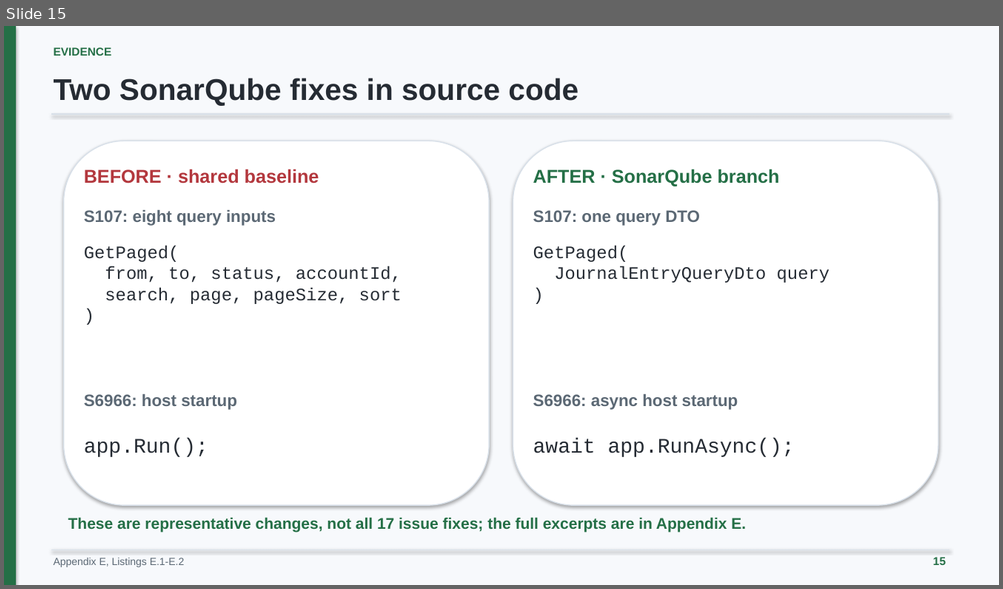
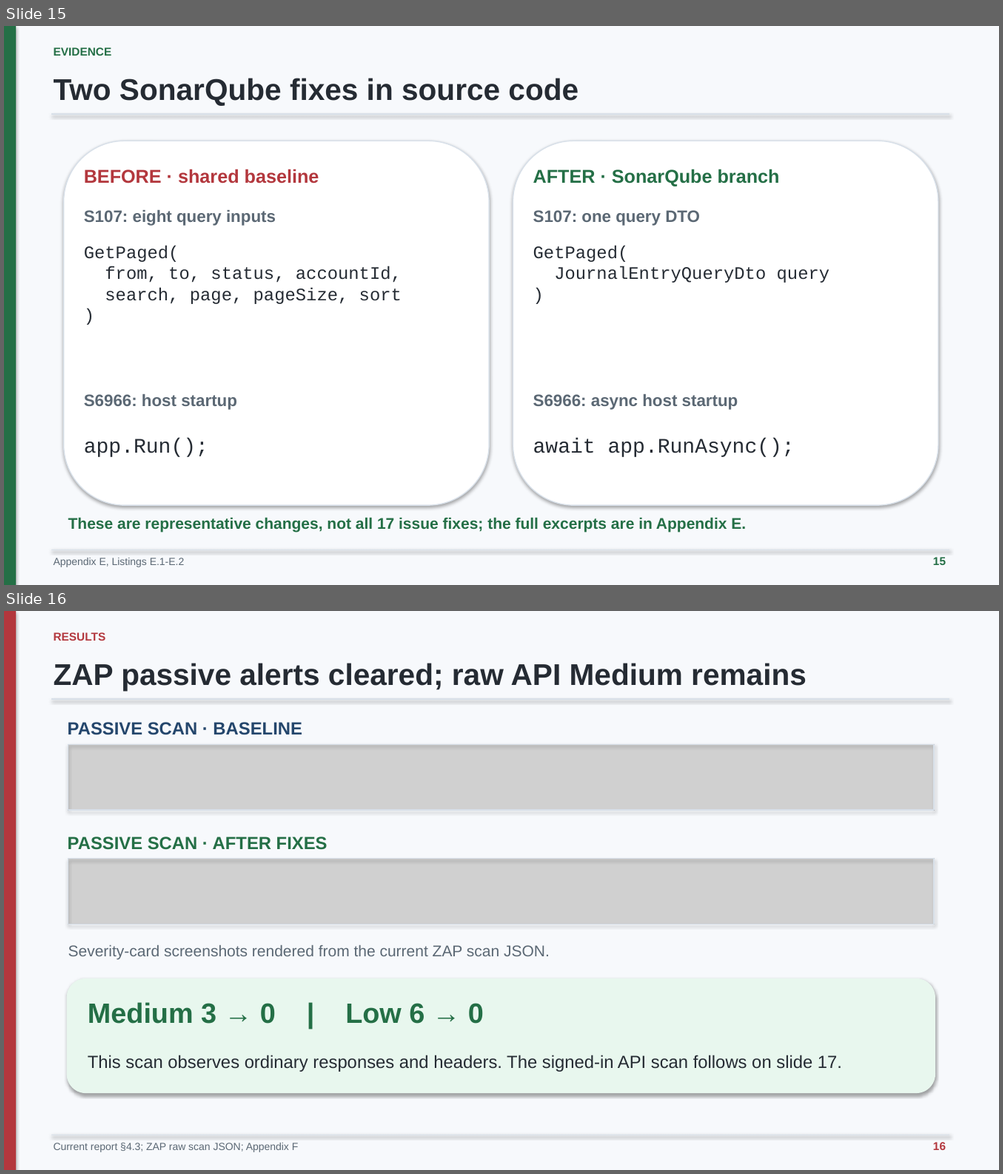
Before and after one commit to minatozaki98/financial-accounting, a slide deck: Document/outputs/final-defense/G6519692_Zaw_Ye_Htut_Ko_Final_Thesis_Defense.pptx. Shown one above the other, each under a label of ours: slide 15 before the commit, slides 15 and 16 after it. The pictures are 1003x589 and 1003x1174 pixels, drawn with LibreOffice and Linux fonts; fonts in the diff are those of the drawing; grey boxes stand for pictures. Boxes give left, top, right and bottom in pixels: in the first picture for what was removed or moved away, otherwise in the second. Text is boxed around its words. In the diff, an @@ line names an element or a change of style, - is before the commit and + after.

Commit message:
docs: restore current ZAP screenshots to defense slides

```diff
--- a/Document/outputs/final-defense/G6519692_Zaw_Ye_Htut_Ko_Final_Thesis_Defense.pptx
+++ b/Document/outputs/final-defense/G6519692_Zaw_Ye_Htut_Ko_Final_Thesis_Defense.pptx
@@ slide 16 added at [4, 611, 999, 1170], background #F7F9FC @@
@@ rectangle added at [4, 611, 16, 1170], fill #B3373D @@
@@ text added at [54, 632, 106, 641], 11 pt, text #B3373D, bold @@
+RESULTS
@@ text added at [54, 663, 806, 691], 29 pt, text #252B33, bold @@
+ZAP passive alerts cleared; raw API Medium remains
@@ line added from (52, 699) to (949, 699), #D8E0E9 1 pt @@
@@ text added at [68, 722, 301, 735], 17 pt, text #24466C, bold @@
+PASSIVE SCAN · BASELINE
@@ picture added at [68, 744, 933, 810] @@
@@ rectangle added at [68, 744, 933, 810], outline #D8E0E9 1 pt @@
@@ text added at [68, 837, 327, 850], 17 pt, text #246F46, bold @@
+PASSIVE SCAN · AFTER FIXES
@@ picture added at [68, 859, 933, 924] @@
@@ rectangle added at [68, 859, 933, 924], outline #D8E0E9 1 pt @@
@@ text added at [68, 945, 549, 960], 15 pt, text #5B6874 @@
+Severity-card screenshots rendered from the current ZAP scan JSON.
@@ rounded rectangle added at [67, 979, 935, 1093], fill #E8F7EE @@
@@ text added at [88, 1002, 484, 1024], 27 pt, text #246F46, bold @@
+Medium 3 → 0 | Low 6 → 0
@@ text added at [88, 1055, 842, 1072], 17 pt, text #252B33 @@
+This scan observes ordinary responses and headers. The signed-in API scan follows on slide 17.
@@ line added from (52, 1136) to (949, 1136), #D8E0E9 1 pt @@
@@ text added at [54, 1143, 299, 1153], 10 pt, text #5B6874 @@
+Current report §4.3; ZAP raw scan JSON; Appendix F
@@ text added at [933, 1142, 945, 1150], 11 pt, text #B3373D, bold @@
+16
```
Also in this commit, not shown: 1 slide changed, 1 slide removed, 8 other files.
